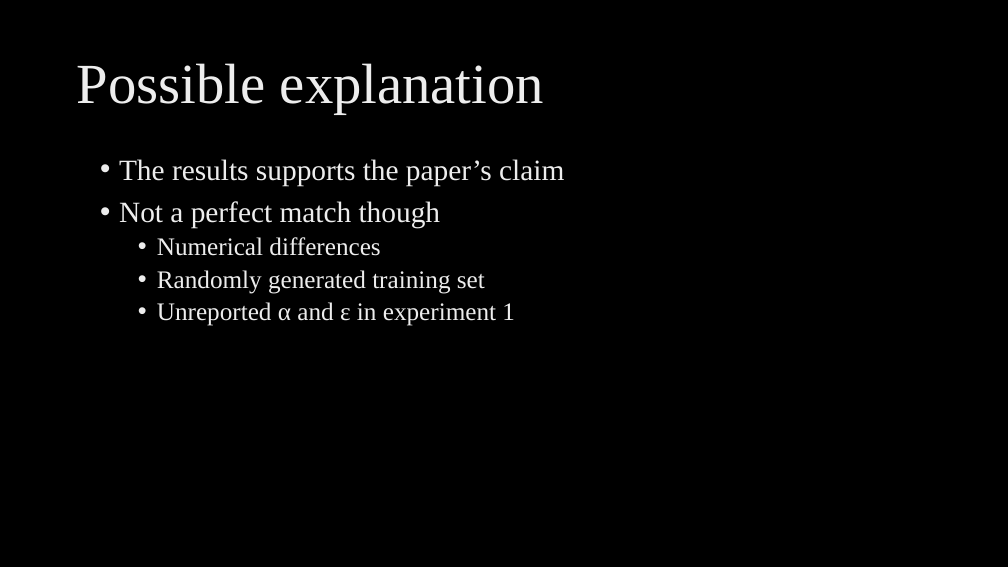
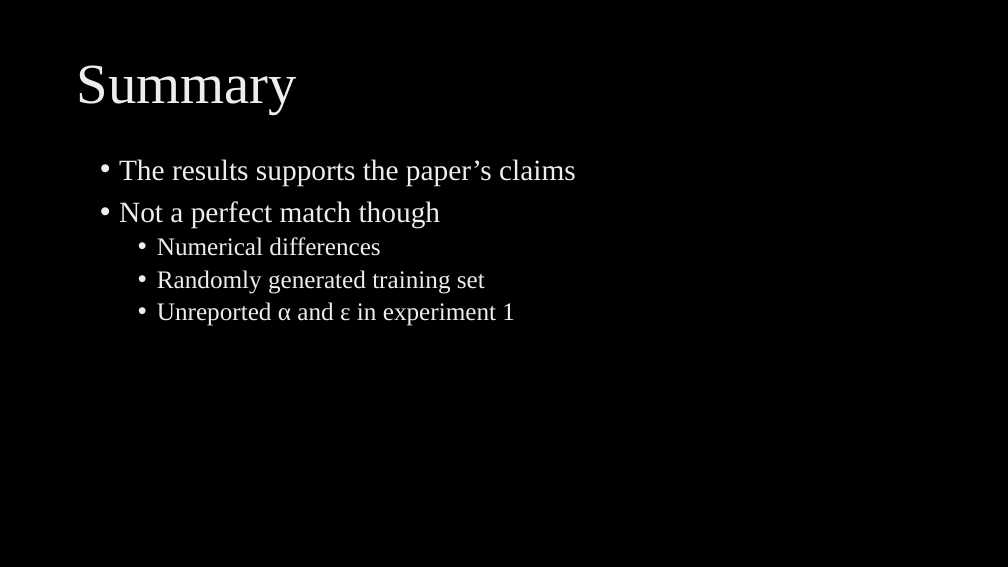
Before and after one commit to conge/RLFinalProject, a slide deck: slide 9 of finalProject_RL_8803_fall2015.pptx. Drawn at 1008x567 pixels with LibreOffice and Linux fonts; fonts in the diff are those of the drawing; background and template pictures are left out. Boxes give left, top, right and bottom in pixels: in the first picture for what was removed or moved away, otherwise in the second. Text is boxed around its words. In the diff, an @@ line names an element or a change of style, - is before the commit and + after.

```diff
--- a/finalProject_RL_8803_fall2015.pptx
+++ b/finalProject_RL_8803_fall2015.pptx
@@ title at [77, 65, 297, 114]: text changed @@
-Possible explanation
+Summary
@@ text at [119, 159, 576, 186]: text changed @@
-• The results supports the paper’s claim
+• The results supports the paper’s claims
```
Also in this commit, not shown: 2 other slides changed, 2 other files.
